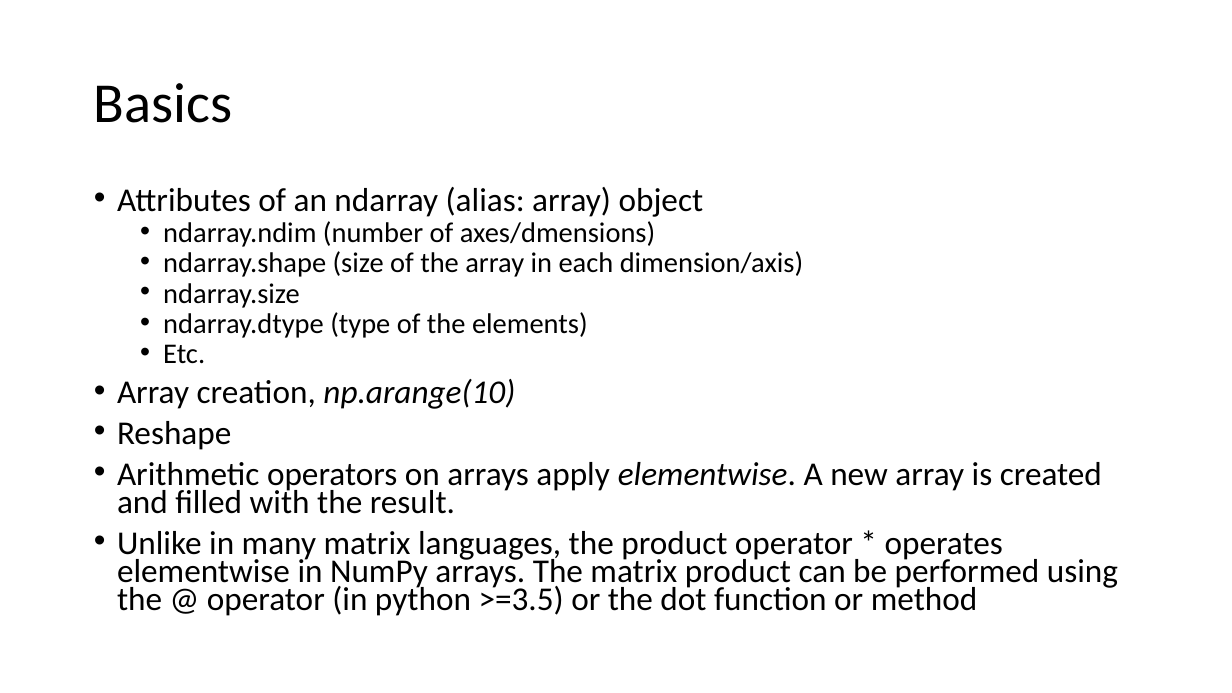
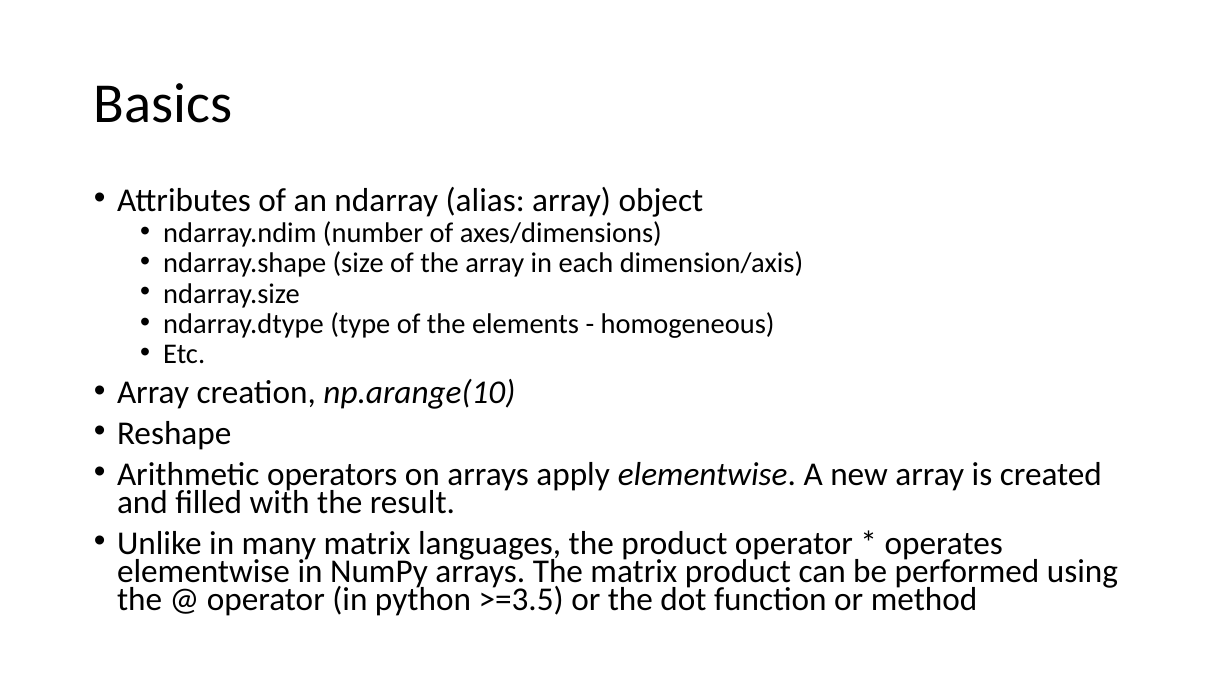
Before and after one commit to FranzGH/IoT_ML, a slide deck: slide 3 of Numpy.pptx. Drawn at 1232x693 pixels with LibreOffice and Linux fonts; fonts in the diff are those of the drawing. Boxes give left, top, right and bottom in pixels: in the first picture for what was removed or moved away, otherwise in the second. Text is boxed around its words. In the diff, an @@ line names an element or a change of style, - is before the commit and + after.

```diff
--- a/Numpy.pptx
+++ b/Numpy.pptx
@@ text at [163,221,662,247]: text changed @@
-  • ndarray.ndim (number of axes/dmensions)
+  • ndarray.ndim (number of axes/dimensions)
@@ text at [163,312,775,338]: text changed @@
-  • ndarray.dtype (type of the elements)
+  • ndarray.dtype (type of the elements - homogeneous)
```
Also in this commit, not shown: 5 other slides changed, 4 other files.
